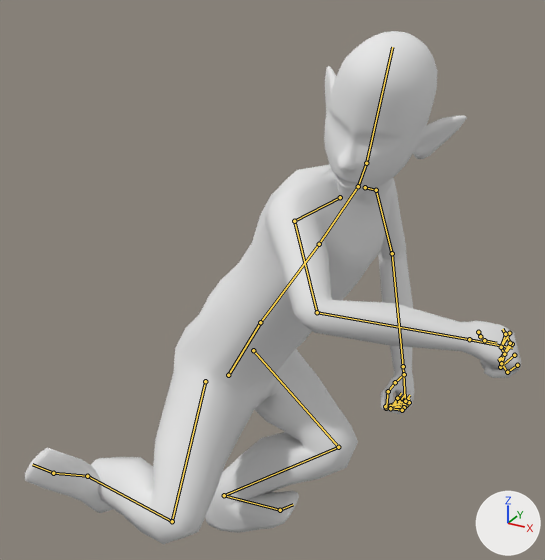
Two versions of the Blender file Assets/Entities/Player/Models/PlayerModel.blend, one commit apart.
The view is the same before and after, from a 50 mm camera at (0.023, -1.721, 1.271) aimed at (-0.623, -0.545, 0.683). The lights are fixed; the arrows at lower right show +X, +Y and +Z. Both versions are drawn at frame 16 of the action 'SpinRight'; the numbers are the values there. The bones that bend it are drawn over the model as lines.

In view in the first picture: 'Body'.
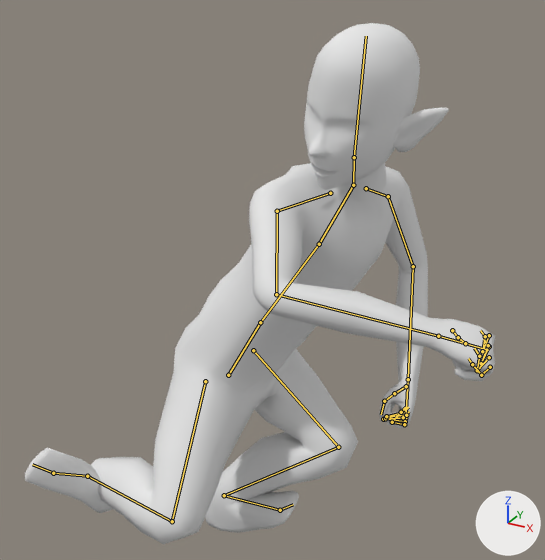
Where the change shows, as pixel boxes [x1, y1, x2, y2] in the pictures (545 x 560 px):
'Body', posed: before [25, 31, 521, 544]; after [25, 23, 495, 544]
bone 'Chest', root to tip: before (319, 244) to (358, 186); after (319, 244) to (353, 185)

The change in detail:
Bone 'Chest' (bone_chest) turns from (2, 12, -3) to (0, 0, 0) degrees about its own x, y and z.
